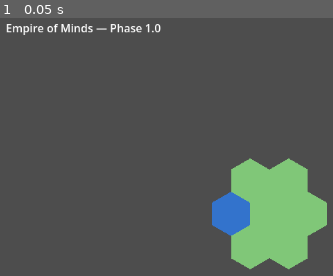
Above: before the commit, frame 1.
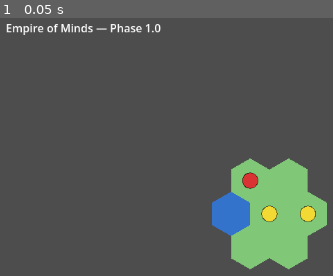
Above: after the commit, the same moment.

Repository: nizlas/EmpireOfMinds
Game: Godot game, scene res://main.tscn
The game is run twice, just before and just after one commit, with the same random seed, the same clock (stepped at 60 frames per second) and the same inputs.
Inputs:
- Up to frame 1 (0.05 s): no input

The runs differ from the first frame. In frame 1, 0.8% of the frame differs, in the area x 72-95%, y 59-80%.

Commit message:
Add Phase 1.4b unit marker rendering

Diff:
--- /dev/null
+++ b/game/main.gd
@@ -0,0 +1,18 @@
+# Wires a single Scenario and HexLayout to MapView and UnitsView. No gameplay, no input, no autoloads.
+# See docs/RENDERING.md
+extends Node2D
+
+const ScenarioScript = preload("res://domain/scenario.gd")
+const HexLayoutScript = preload("res://presentation/hex_layout.gd")
+
+func _ready() -> void:
+	var scenario = ScenarioScript.make_tiny_test_scenario()
+	var layout = HexLayoutScript.new()
+	var map_view = $MapView
+	map_view.map = scenario.map
+	map_view.layout = layout
+	map_view.queue_redraw()
+	var units_view = $UnitsView
+	units_view.scenario = scenario
+	units_view.layout = layout
+	units_view.queue_redraw()
--- a/game/main.tscn
+++ b/game/main.tscn
@@ -1,8 +1,11 @@
-[gd_scene load_steps=2 format=3]
+[gd_scene load_steps=4 format=3]
 
-[ext_resource type="Script" path="res://presentation/map_view.gd" id="1_mapview"]
+[ext_resource type="Script" path="res://main.gd" id="1_main"]
+[ext_resource type="Script" path="res://presentation/map_view.gd" id="2_mapview"]
+[ext_resource type="Script" path="res://presentation/units_view.gd" id="3_unitsview"]
 
 [node name="Main" type="Node2D"]
+script = ExtResource("1_main")
 
 [node name="Label" type="Label" parent="."]
 offset_left = 20.0
@@ -13,4 +16,8 @@
 
 [node name="MapView" type="Node2D" parent="."]
 position = Vector2(400, 300)
-script = ExtResource("1_mapview")
+script = ExtResource("2_mapview")
+
+[node name="UnitsView" type="Node2D" parent="."]
+position = Vector2(400, 300)
+script = ExtResource("3_unitsview")
--- /dev/null
+++ b/game/presentation/tests/test_units_view_draw.gd
@@ -0,0 +1,97 @@
+# Headless: godot --headless --path game -s res://presentation/tests/test_units_view_draw.gd
+extends SceneTree
+const UnitsViewScript = preload("res://presentation/units_view.gd")
+const ScenarioScript = preload("res://domain/scenario.gd")
+const HexLayoutScript = preload("res://presentation/hex_layout.gd")
+const HexCoordScript = preload("res://domain/hex_coord.gd")
+
+var _total = 0
+var _any_fail = false
+
+func _init() -> void:
+	var sc = ScenarioScript.make_tiny_test_scenario()
+	var layout = HexLayoutScript.new()
+	var items = UnitsViewScript.compute_marker_items(sc, layout)
+	_check(
+		items.size() == sc.units().size(),
+		"marker items should match number of domain units"
+	)
+	var id_seen = {}
+	var i = 0
+	while i < items.size():
+		var it = items[i]
+		var uid = it["unit_id"]
+		if not id_seen.has(uid):
+			id_seen[uid] = 0
+		id_seen[uid] = id_seen[uid] + 1
+		_check(
+			sc.map.has(it["coord"]),
+			"each marker coord should be on the map"
+		)
+		_check(
+			not it["coord"].equals(HexCoordScript.new(-1, 0)),
+			"WATER cell should have no unit marker in canonical scenario"
+		)
+		var exp_w = layout.hex_to_world(it["coord"].q, it["coord"].r)
+		_check(
+			(it["world"] as Vector2).is_equal_approx(exp_w),
+			"world position should match layout.hex_to_world for coord"
+		)
+		i = i + 1
+	var ulist = sc.units()
+	var k = 0
+	while k < ulist.size():
+		var uu = ulist[k]
+		_check(
+			id_seen.get(uu.id, 0) == 1,
+			"each unit id from domain should appear exactly once in items"
+		)
+		k = k + 1
+	var c0: Color
+	var c0_set = false
+	var c1: Color
+	var c1_set = false
+	var m = 0
+	while m < items.size():
+		var it2 = items[m]
+		if it2["owner_id"] == 0:
+			if not c0_set:
+				c0 = it2["color"]
+				c0_set = true
+			_check(
+				(it2["color"] as Color).is_equal_approx(c0),
+				"owner 0 items should share the same color"
+			)
+		if it2["owner_id"] == 1:
+			if not c1_set:
+				c1 = it2["color"]
+				c1_set = true
+		m = m + 1
+	_check(c0_set, "should have at least one owner-0 item")
+	_check(c1_set, "should have at least one owner-1 item")
+	_check(
+		not c1.is_equal_approx(c0),
+		"owner-1 color should differ from owner-0 color"
+	)
+	_check(
+		UnitsViewScript.compute_marker_items(null, layout).size() == 0,
+		"null scenario should produce no items"
+	)
+	_check(
+		UnitsViewScript.compute_marker_items(sc, null).size() == 0,
+		"null layout should produce no items"
+	)
+	if _any_fail:
+		call_deferred("quit", 1)
+	else:
+		print("PASS %d/%d" % [_total, _total])
+		call_deferred("quit", 0)
+
+func _check(cond, message) -> void:
+	_total = _total + 1
+	if cond:
+		return
+	_any_fail = true
+	var line = "FAIL: %s" % message
+	print(line)
+	push_error(line)
--- /dev/null
+++ b/game/presentation/units_view.gd
@@ -0,0 +1,62 @@
+# Draws unit markers in world space from a Scenario. Domain is read-only; markers are derived, not owned as gameplay state.
+# See docs/RENDERING.md
+class_name UnitsView
+extends Node2D
+
+const ScenarioScript = preload("res://domain/scenario.gd")
+const UnitScript = preload("res://domain/unit.gd")
+const HexCoordScript = preload("res://domain/hex_coord.gd")
+const HexLayoutScript = preload("res://presentation/hex_layout.gd")
+
+var scenario
+var layout
+@export var marker_radius_ratio: float = 0.35
+
+static func _owner_to_color(owner_id: int) -> Color:
+	if owner_id == 0:
+		return Color(0.95, 0.85, 0.20)
+	if owner_id == 1:
+		return Color(0.85, 0.20, 0.20)
+	return Color(1.0, 0.0, 1.0)
+
+static func compute_marker_items(a_scenario, a_layout) -> Array:
+	assert(UnitScript != null)
+	assert(HexCoordScript != null)
+	if a_scenario == null or a_layout == null:
+		return []
+	var out = []
+	var ulist = a_scenario.units()
+	var i = 0
+	while i < ulist.size():
+		var u = ulist[i]
+		var w = a_layout.hex_to_world(u.position.q, u.position.r)
+		var d = {
+			"unit_id": u.id,
+			"owner_id": u.owner_id,
+			"coord": u.position,
+			"world": w,
+			"color": _owner_to_color(u.owner_id),
+		}
+		out.append(d)
+		i = i + 1
+	return out
+
+func _ready() -> void:
+	if scenario == null:
+		scenario = ScenarioScript.make_tiny_test_scenario()
+	if layout == null:
+		layout = HexLayoutScript.new()
+	queue_redraw()
+
+func _draw() -> void:
+	var items = UnitsView.compute_marker_items(scenario, layout)
+	var r = HexLayoutScript.SIZE * marker_radius_ratio
+	var outline = Color(0.0, 0.0, 0.0, 0.6)
+	var j = 0
+	while j < items.size():
+		var item = items[j]
+		var world = item["world"] as Vector2
+		var col = item["color"] as Color
+		draw_circle(world, r, col)
+		draw_arc(world, r, 0.0, TAU, 24, outline, 1.0)
+		j = j + 1
Not shown, added: game/main.gd.uid
Not shown, added: game/presentation/tests/test_units_view_draw.gd.uid
Not shown, added: game/presentation/units_view.gd.uid
Not shown, changed: docs/DECISION_LOG.md
Not shown, changed: docs/PHASE_PLAN.md
Not shown, changed: docs/RENDERING.md
Not shown, changed: docs/UNITS.md
